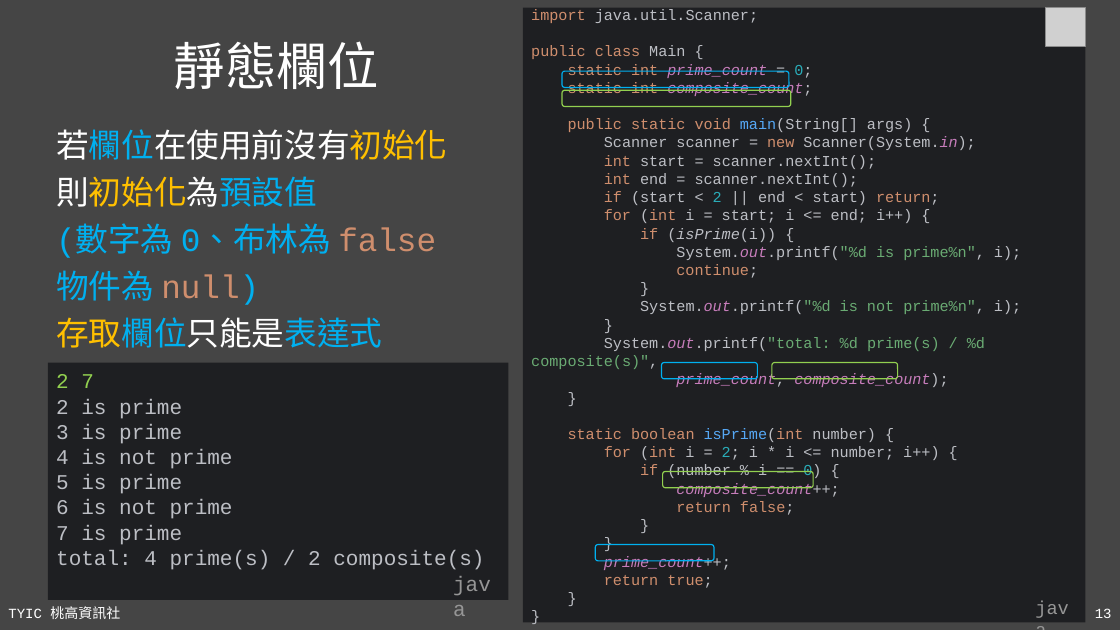
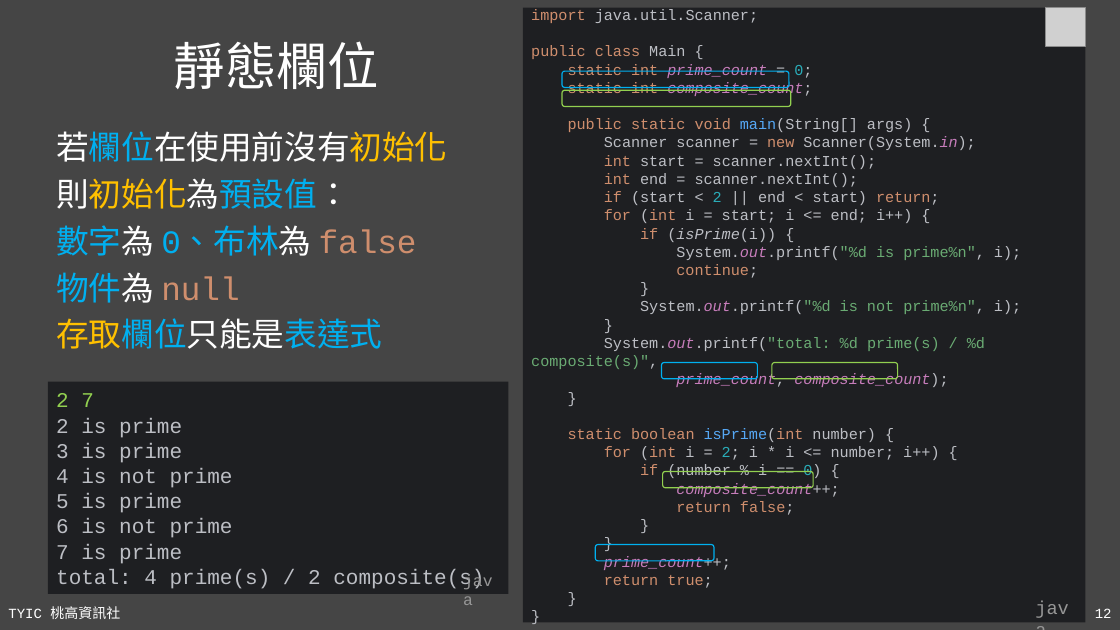
Before and after one commit to TYSHIC/slides, a slide deck: slide 12 of ppt/07_靜態成員.pptx (slide 13 before the commit). Drawn at 1120x630 pixels with LibreOffice and Linux fonts; fonts in the diff are those of the drawing; grey boxes stand for pictures. Boxes give left, top, right and bottom in pixels: in the first picture for what was removed or moved away, otherwise in the second. Text is boxed around its words. In the diff, an @@ line names an element or a change of style, - is before the commit and + after.

```diff
--- a/ppt/07_靜態成員.pptx
+++ b/ppt/07_靜態成員.pptx
@@ text at [56,178,417,303]: text changed @@
-則初始化為預設值
-(數字為 0、布林為 false
-物件為 null)
+則初始化為預設值：
+數字為 0、布林為 false
+物件為 null
@@ rectangle "2 7": place and size @@
-rectangle "2 7" at [48,363,508,601]
+rectangle "2 7" at [48,381,508,593]
@@ text "java": place and size @@
-text "java" at [445,566,509,600]
+text "java" at [455,565,509,594]
@@ text "java" at [455,565,509,594]: size 18 to 14 pt @@
```
Also in this commit, not shown: 3 other slides changed, 1 slide removed, 24 other files.
